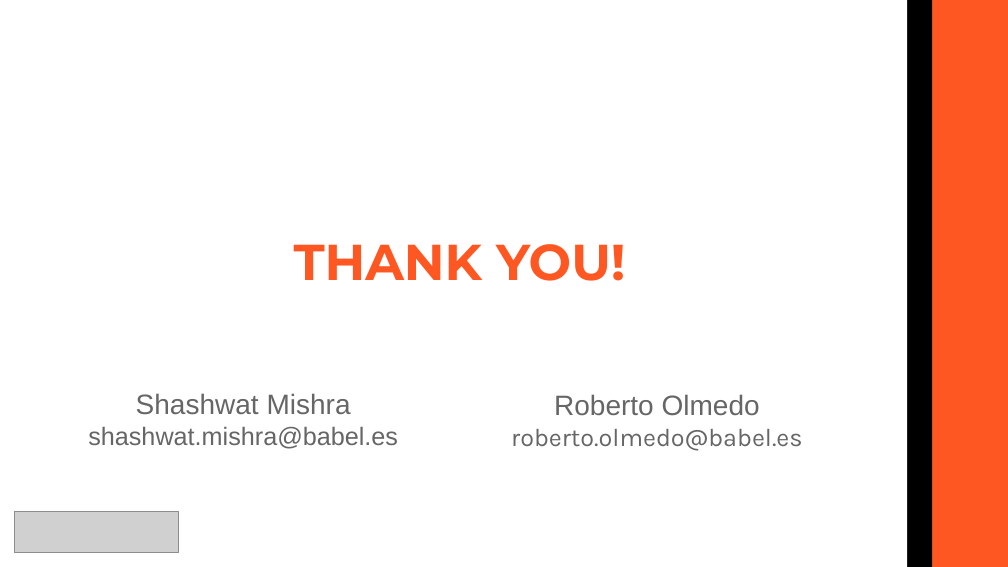
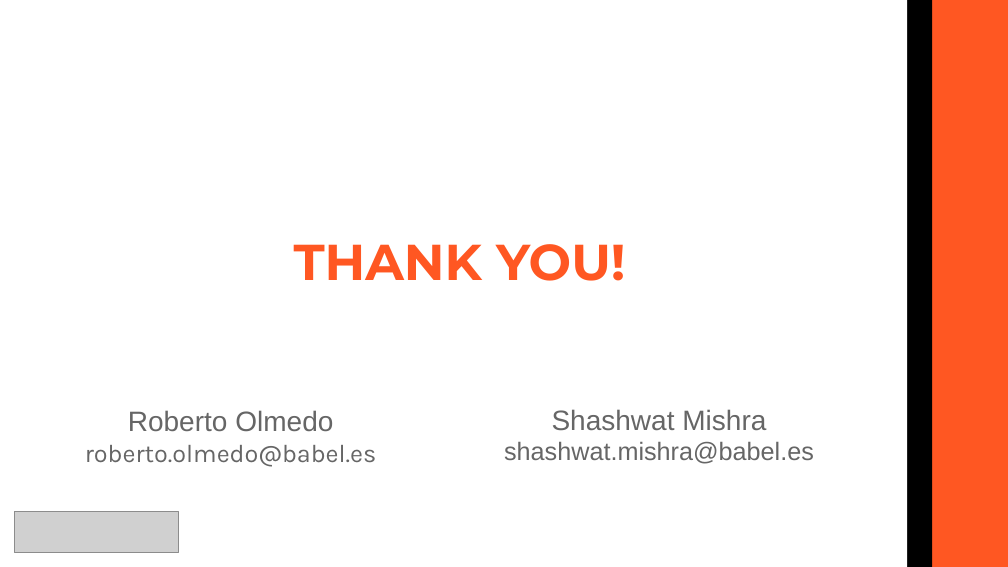
Before and after one commit to shashwatx/git_101, a slide deck: slide 30 of presentation.pptx. Drawn at 1008x567 pixels with LibreOffice and Linux fonts; fonts in the diff are those of the drawing; grey boxes stand for pictures. Boxes give left, top, right and bottom in pixels: in the first picture for what was removed or moved away, otherwise in the second. Text is boxed around its words. In the diff, an @@ line names an element or a change of style, - is before the commit and + after.

```diff
--- a/presentation.pptx
+++ b/presentation.pptx
@@ text "Roberto Olmedo" moved from (x1=511, y1=394, x2=802, y2=451) to (x1=85, y1=410, x2=376, y2=467) @@
@@ text "Shashwat Mishra" moved from (x1=88, y1=393, x2=398, y2=449) to (x1=504, y1=409, x2=814, y2=464) @@
```
Also in this commit, not shown: 1 other slide changed, 1 other file.
